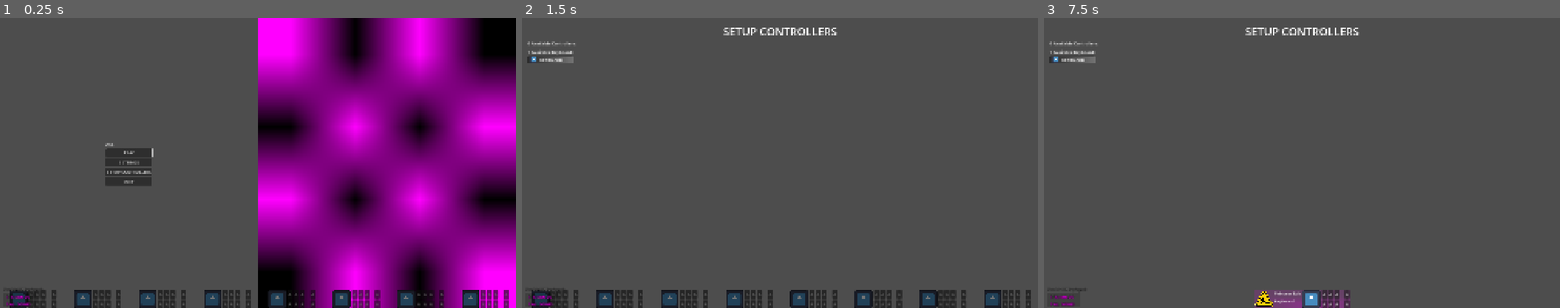
Above: before the commit, frames 1-3 (left to right).
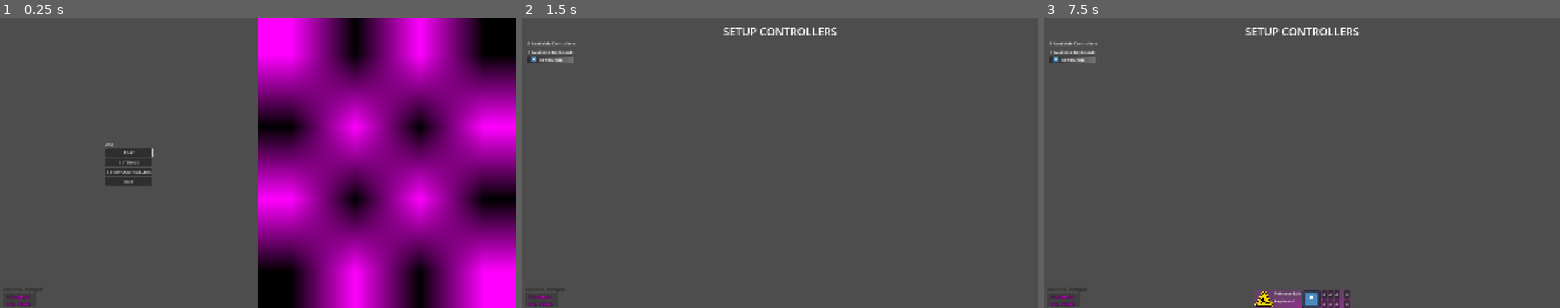
Above: after the commit, the same moments.

Repository: dogeMcdogeface/tower-game
Game: Godot game, scene res://views/ui_manager.tscn
Two runs of this game, one before a commit and one after it. Both use one fixed random seed, a clock stepped at 60 frames per second and the inputs below. The engine's default icon, where the game draws it, is replaced by a stand-in: a white triangle on a blue panel in a dark square.
Inputs (mouse positions are in pixels of both pictures, inside the frame that each line leads up to):
- Up to frame 1 (0.25 s): no input
- Up to frame 2 (1.5 s): click "PLAY" at 0.5 s; click (552, 293) at 1.25 s, where only the run before the commit has a clickable "A"
- Up to frame 3 (7.5 s): click (1080, 293) at 2 s, where only the run before the commit has a clickable "A"; click (1085, 293) at 2.75 s, where only the run before the commit has a clickable "A"; click (1095, 293) at 3.5 s, where only the run before the commit has a clickable "A"; click (1074, 305) at 4.25 s, where only the run before the commit has a clickable "A"; click (1080, 305) at 5 s, where only the run before the commit has a clickable "A"; click (1085, 305) at 5.75 s, where only the run before the commit has a clickable "A"; click (1095, 305) at 6.5 s, where only the run before the commit has a clickable "A"; tap Enter at 7.25 s; move the mouse to (1415, 148) at 7.27 s; hold Right (player_right) from 7.28 s (still down); tap X (player_action1) at 7.35 s; click (1415, 148) at 7.42 s

The runs differ from the first frame. In frame 1, 3.0% of the frame differs, in the area x 1-99%, y 93-100%; in frame 2, 3.2%; in frame 3, nothing differs.

Commit message:
hiding player icons when no players are registered

Diff:
--- a/ui_elements/grid_container_player_icons.gd
+++ b/ui_elements/grid_container_player_icons.gd
@@ -20,14 +20,11 @@
 
 func _player_data_updated():
 	var playerNum =  PlayerData.get_active_players_num()
-	if playerNum == 0:
-		show_player_icon(PlayerData.MAX_PLAYERS)
-	else:
-		show_player_icon(playerNum)
+	show_player_icon(playerNum)
 
 
 func show_player_icon(num):
-	columns = num
+	columns = max(1, num)
 	var children = get_children()
 	var player_list = PlayerData.players.values()
 
Not shown, changed: addons/detail_time_tracker/record.json
